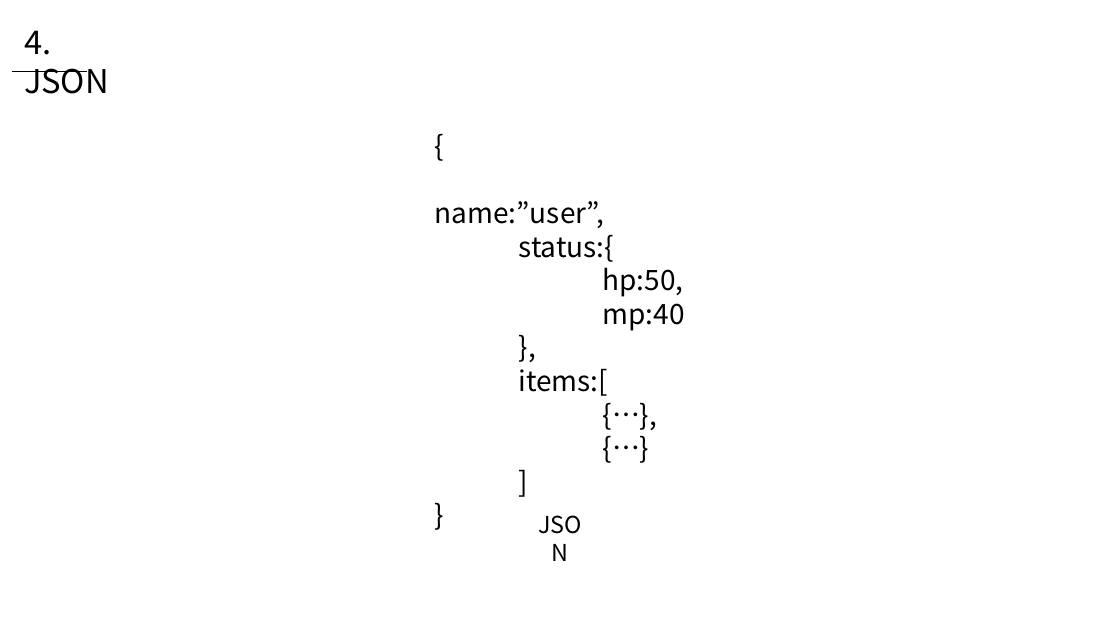
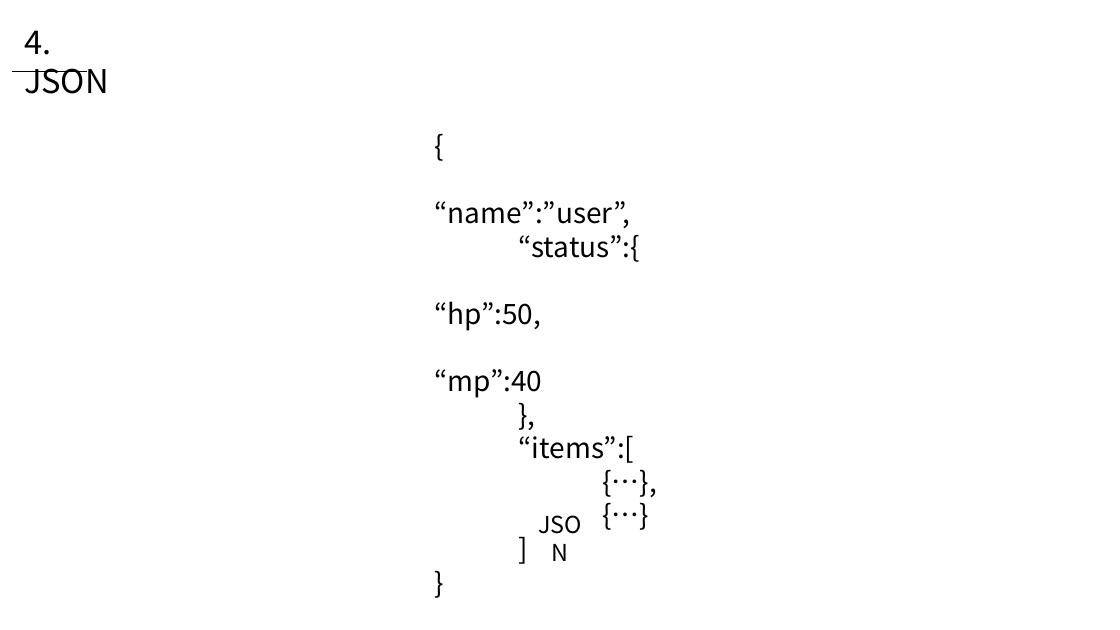
Before and after one commit to WooLyung/2022-Unity-Lecture, a slide deck: slide 34 of 4 - 데이터 관리 기초.pptx. Drawn at 1120x630 pixels with LibreOffice and Linux fonts; fonts in the diff are those of the drawing. Boxes give left, top, right and bottom in pixels: in the first picture for what was removed or moved away, otherwise in the second. Text is boxed around its words. In the diff, an @@ line names an element or a change of style, - is before the commit and + after.

Commit message:
adding 5 ppt

```diff
--- a/4 - 데이터 관리 기초.pptx
+++ b/4 - 데이터 관리 기초.pptx
@@ text at (435,201,641,398): text changed @@
-name:”user”,
-status:{
-hp:50,
-mp:40
+“name”:”user”,
+“status”:{
+“hp”:50,
+“mp”:40
@@ text at (519,435,635,463): text changed @@
-items:[
+“items”:[
```
Also in this commit, not shown: 1 other file.
